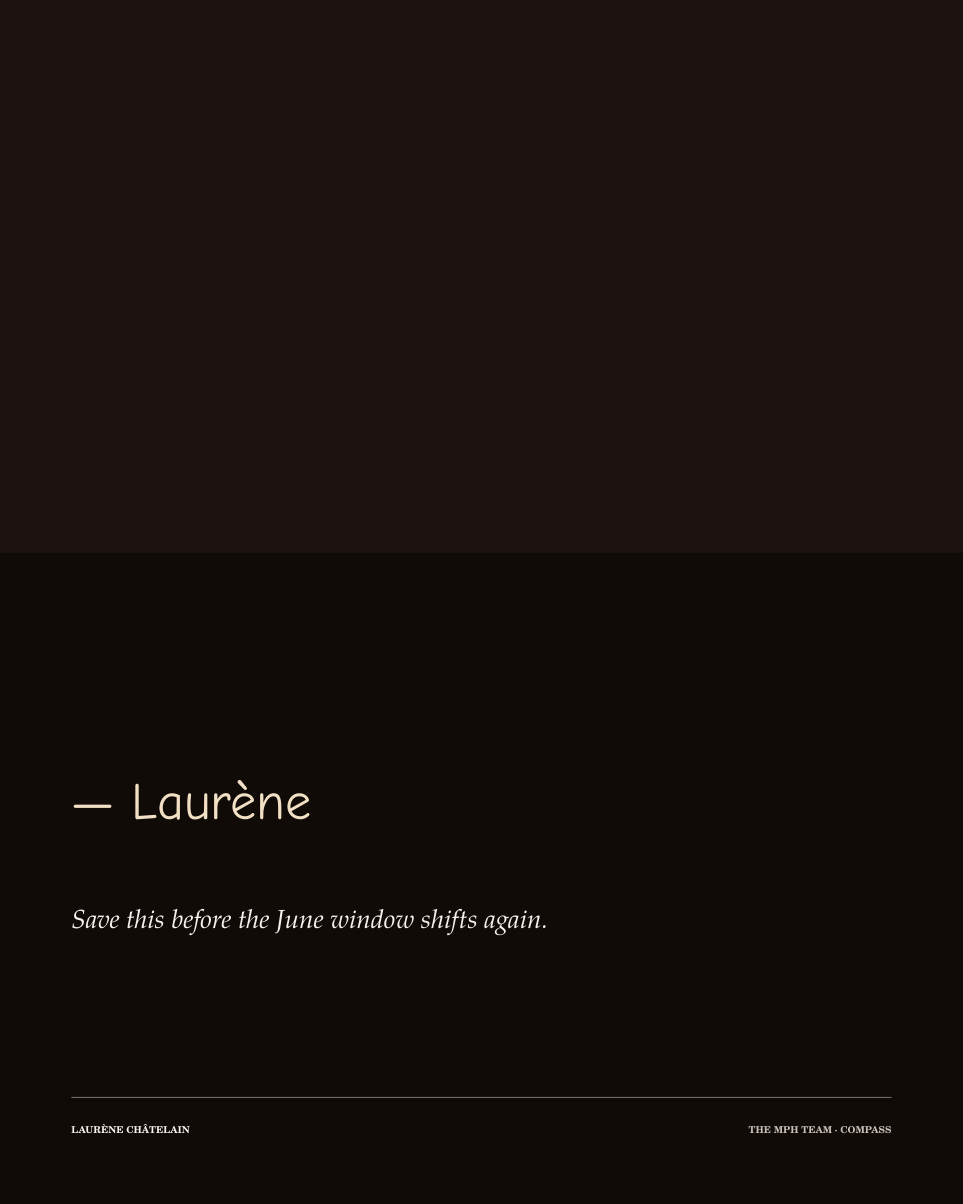
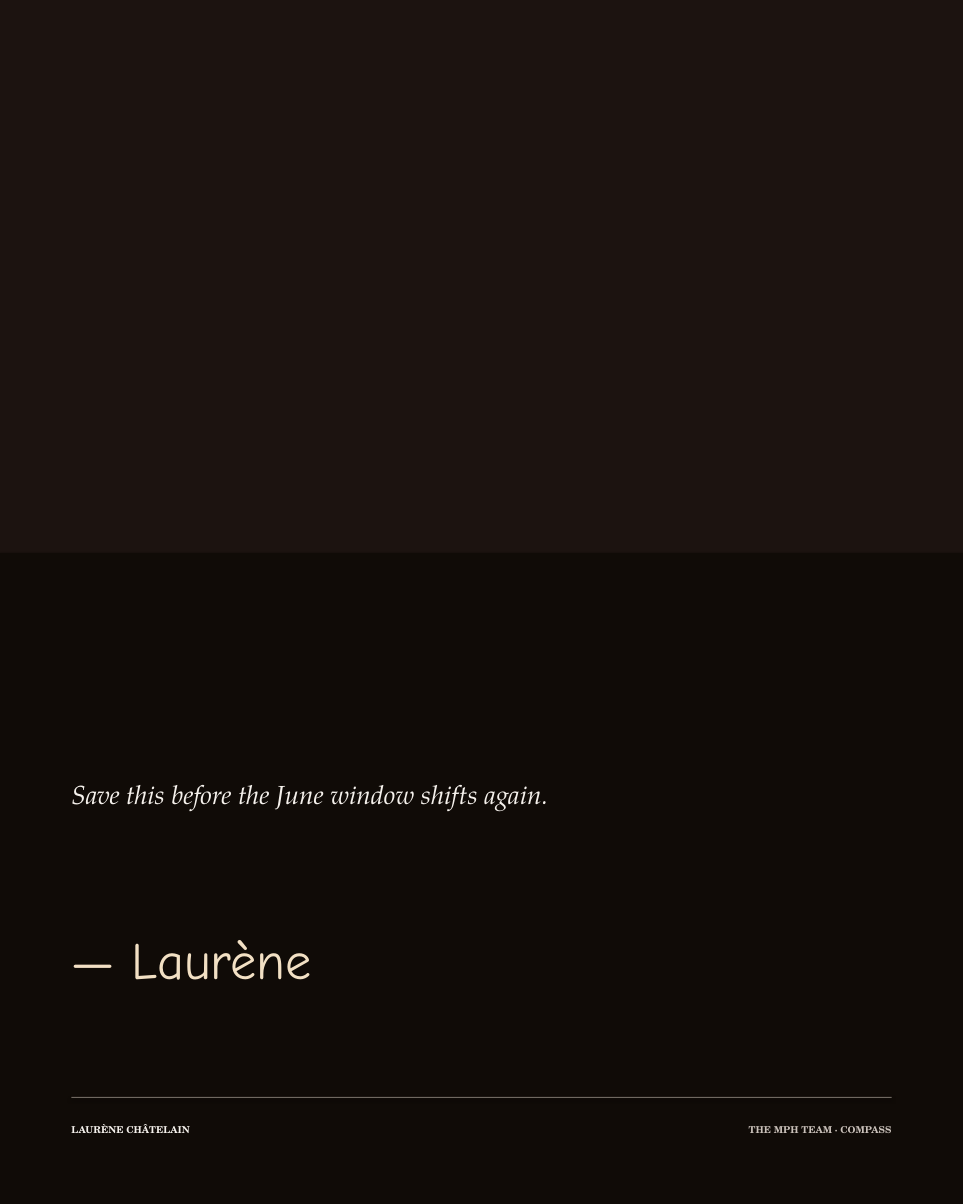
Before and after one commit to RamiroBawt/laurene-content, a slide deck: slide 1 of W91-ed574e/tue/slides/06-closing.pptx. Drawn at 963x1204 pixels with LibreOffice and Linux fonts; fonts in the diff are those of the drawing. Boxes give left, top, right and bottom in pixels: in the first picture for what was removed or moved away, otherwise in the second. Text is boxed around its words. In the diff, an @@ line names an element or a change of style, - is before the commit and + after.

```diff
--- a/W91-ed574e/tue/slides/06-closing.pptx
+++ b/W91-ed574e/tue/slides/06-closing.pptx
@@ text "Save this before the June ...": place and size @@
-text "Save this before the June ..." at bbox=[71, 909, 548, 936]
+text "Save this before the June ..." at bbox=[71, 785, 548, 812]
@@ text "— Laurène": place and size @@
-text "— Laurène" at bbox=[132, 780, 312, 820]
+text "— Laurène" at bbox=[132, 940, 312, 980]
```
Also in this commit, not shown: 16 other files.
